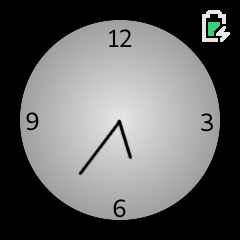
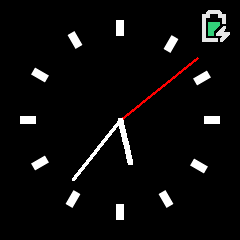
The second (240, 240) image is a revision of the first. Changes to its layers:
removed layer "Center #1" over (x1=77, y1=118, x2=133, y2=176)
renamed "Circle" to "1", moved it above "2", painted on it over (x1=20, y1=20, x2=220, y2=220)
added layer "2" above "3" over (x1=31, y1=155, x2=49, y2=171)
added layer "3" above "4" over (x1=204, y1=116, x2=220, y2=124)
added layer "4" above "11" over (x1=31, y1=67, x2=49, y2=83)
added layer "11" above "5" over (x1=67, y1=31, x2=83, y2=49)
added layer "5" above "6" over (x1=158, y1=190, x2=174, y2=208)
painted on "6" over (x1=113, y1=199, x2=126, y2=220)
added layer "7" above "8" over (x1=65, y1=190, x2=81, y2=208)
added layer "8" above "9" over (x1=193, y1=70, x2=211, y2=86)
painted on "9" over (x1=20, y1=112, x2=39, y2=131)
added layer "10" above "12" over (x1=190, y1=158, x2=208, y2=174)
renamed "3" to "12", painted on it over (x1=116, y1=20, x2=213, y2=132)
renamed "12" to "Circle", hid it, opacity 100% → 69%, painted on it over (x1=20, y1=20, x2=220, y2=220)
painted on "Black" over (x1=72, y1=57, x2=199, y2=181)
